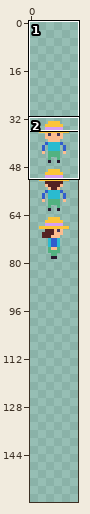
A pixel-art file gets an edit: assets/base-character.aseprite. The first picture is a wide view before the edit; the outline marks the close-up.
Close-up. The starting point:
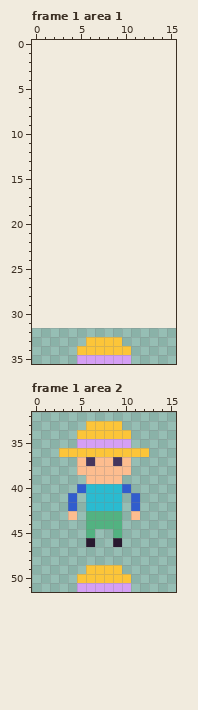
16x48 pixels, 1 frame. Shown: frame 1 area 1: x 0..15, y 0..35; frame 1 area 2: x 0..15, y 32..51. The old version is drawn lined up with the new one, on the new canvas. The commit also changed other frames or places, which this record leaves out.
After:
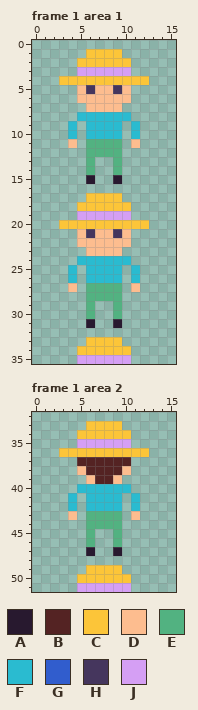
Palette (. is transparent): A #28192f  B #542323  C #fcc539  D #fdbd8f  E #52b281  F #2abbd0  G #315dcd  H #45365d  J #d59ff4
From the commit log: Starting to do animations
From old to new:
canvas 16x48 -> 16x160, the old top-left corner now at 0,32
Frame 1 area 1:
Colour A is added in row 15 at x 6 and 9; in row 31 at x 6 and 9.
Colour C is added in row 1 at x 6 to 9; in row 2 at x 5 to 10; in row 4 at x 3 to 12; in row 17 at x 6 to 9; in row 18 at x 5 to 10; in row 20 at x 3 to 12.
Colour D is added in row 5 at x 5, 7 to 8 and 10; in row 6 at x 5 to 10; in row 7 at x 6 to 9; in row 11 at x 4 and 11; in row 21 at x 5, 7 to 8 and 10; in row 22 at x 5 to 10.
Colour D is added in row 23 at x 6 to 9; in row 27 at x 4 and 11.
Colour E is added in rows 11 to 12 at x 6 to 9; in rows 13 to 14 at x 6 and 9; in rows 27 to 28 at x 6 to 9; in rows 29 to 30 at x 6 and 9.
Colour F is added in row 8 at x 5 to 10; in rows 9 to 10 at x 4, 6 to 9 and 11; in row 24 at x 5 to 10; in rows 25 to 26 at x 4, 6 to 9 and 11.
Colour H is added in row 5 at x 6 and 9; in row 21 at x 6 and 9.
Colour J is added in row 3 at x 5 to 10; in row 19 at x 5 to 10.
Frame 1 area 2:
Colour A is added in row 47 at x 6 and 9.
Colour B replaces colour D in row 37 at x 5, 7 to 8 and 10; in row 38 at x 6 to 9; in row 39 at x 7 to 8.
Colour B replaces colour H in row 37 at x 6 and 9.
Colour E replaces colour A in row 46 at x 6 and 9.
Colour F replaces colour G in row 40 at x 5 and 10; in rows 41 to 42 at x 4 and 11.
Pixel boxes of the changes (left, top, right, bottom) in both close-ups:
added: (59, 49, 149, 328)
changed: (68, 457, 140, 556)
